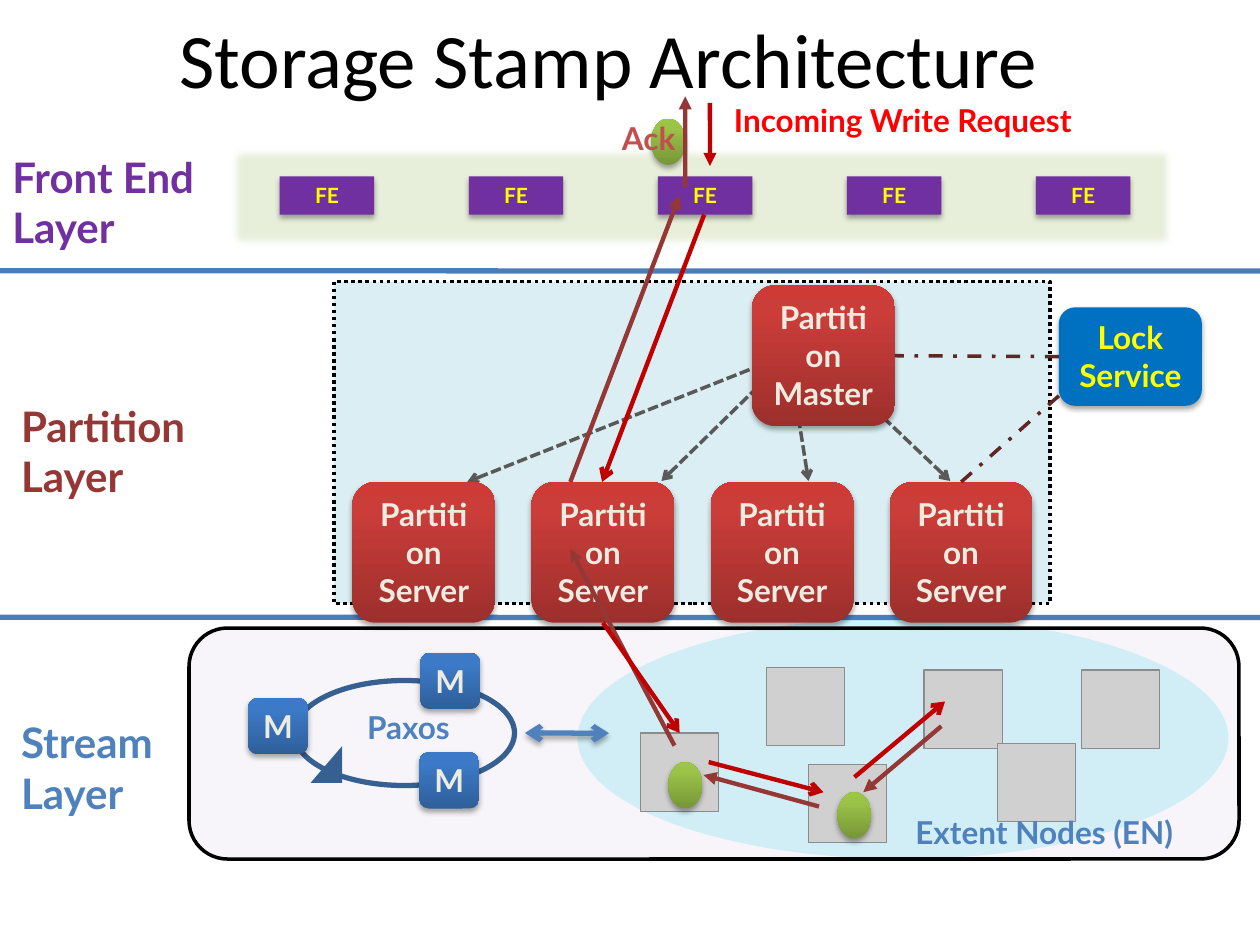
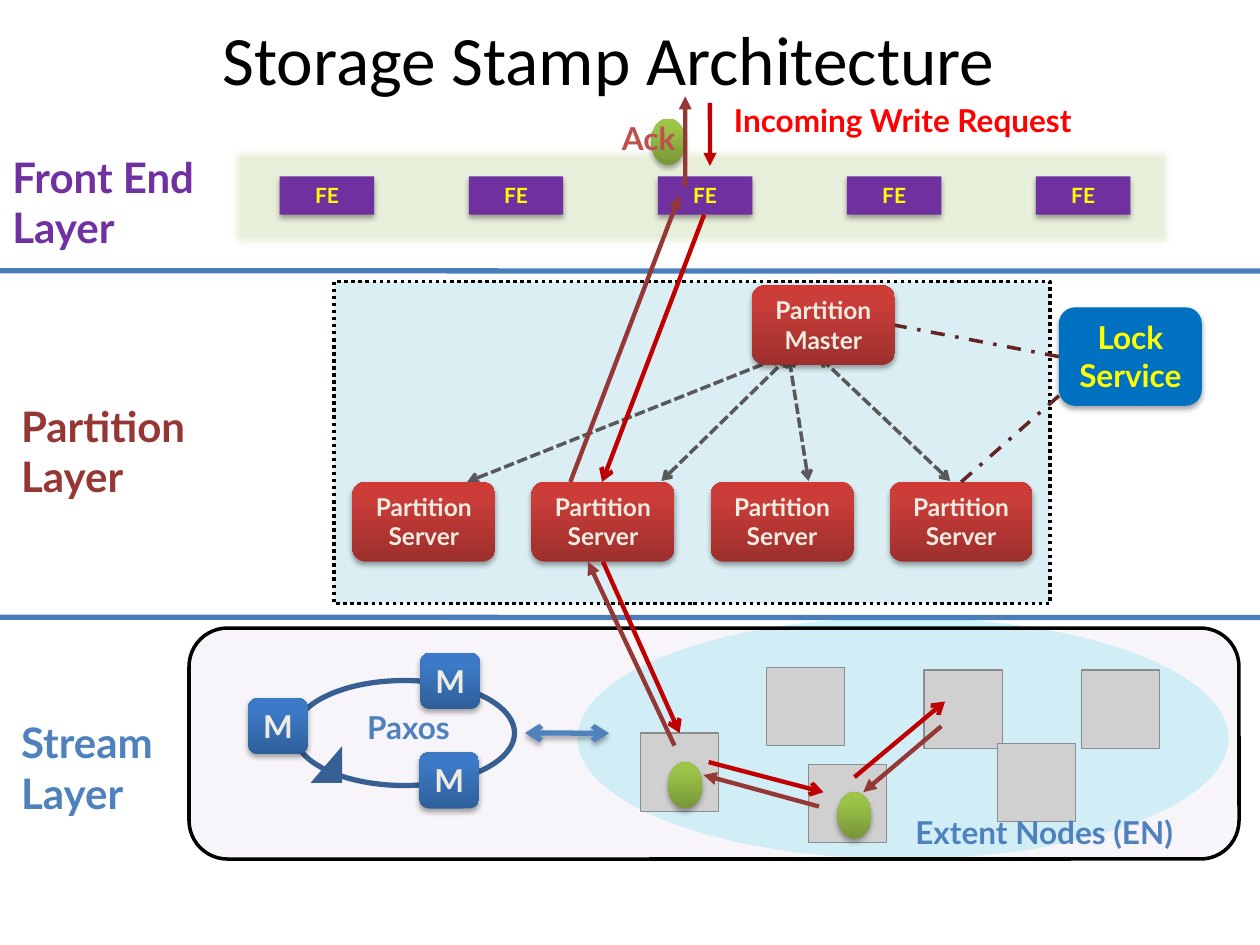
Before and after one commit to pnquanganh/distributed-storage-system, a slide deck: slide 4 of Paper Presentation/Merge.pptx. Drawn at 1260x945 pixels with LibreOffice and Linux fonts; fonts in the diff are those of the drawing; grey boxes stand for pictures. Boxes give left, top, right and bottom in pixels: in the first picture for what was removed or moved away, otherwise in the second. Text is boxed around its words. In the diff, an @@ line names an element or a change of style, - is before the commit and + after.

```diff
--- a/Paper Presentation/Merge.pptx
+++ b/Paper Presentation/Merge.pptx
@@ title "Storage Stamp Architecture" at (222,37,994,102): size 44 to 39.6 pt @@
@@ size 18 to 14 pt in 5 elements at (353,483,496,562), (532,483,675,562), (711,483,854,562), (890,483,1033,562), (752,285,896,364) @@
@@ rounded rectangle "Partition": place and size @@
-rounded rectangle "Partition" at (752,285,896,426)
+rounded rectangle "Partition" at (752,285,896,364)
@@ line moved from (1058, 357) - (895, 355) to (1058, 357) - (895, 325) @@
@@ rounded rectangle "Partition": place and size @@
-rounded rectangle "Partition" at (353,483,496,624)
+rounded rectangle "Partition" at (353,483,496,562)
@@ rounded rectangle "Partition": place and size @@
-rounded rectangle "Partition" at (532,483,675,624)
+rounded rectangle "Partition" at (532,483,675,562)
@@ rounded rectangle "Partition": place and size @@
-rounded rectangle "Partition" at (711,483,854,624)
+rounded rectangle "Partition" at (711,483,854,562)
@@ rounded rectangle "Partition": place and size @@
-rounded rectangle "Partition" at (890,483,1033,624)
+rounded rectangle "Partition" at (890,483,1033,562)
@@ arrow moved from (571, 549) - (674, 746) to (588, 562) - (674, 746) @@
@@ arrow moved from (604, 622) - (679, 733) to (604, 562) - (679, 733) @@
```
Also in this commit, not shown: 1 other slide changed.
